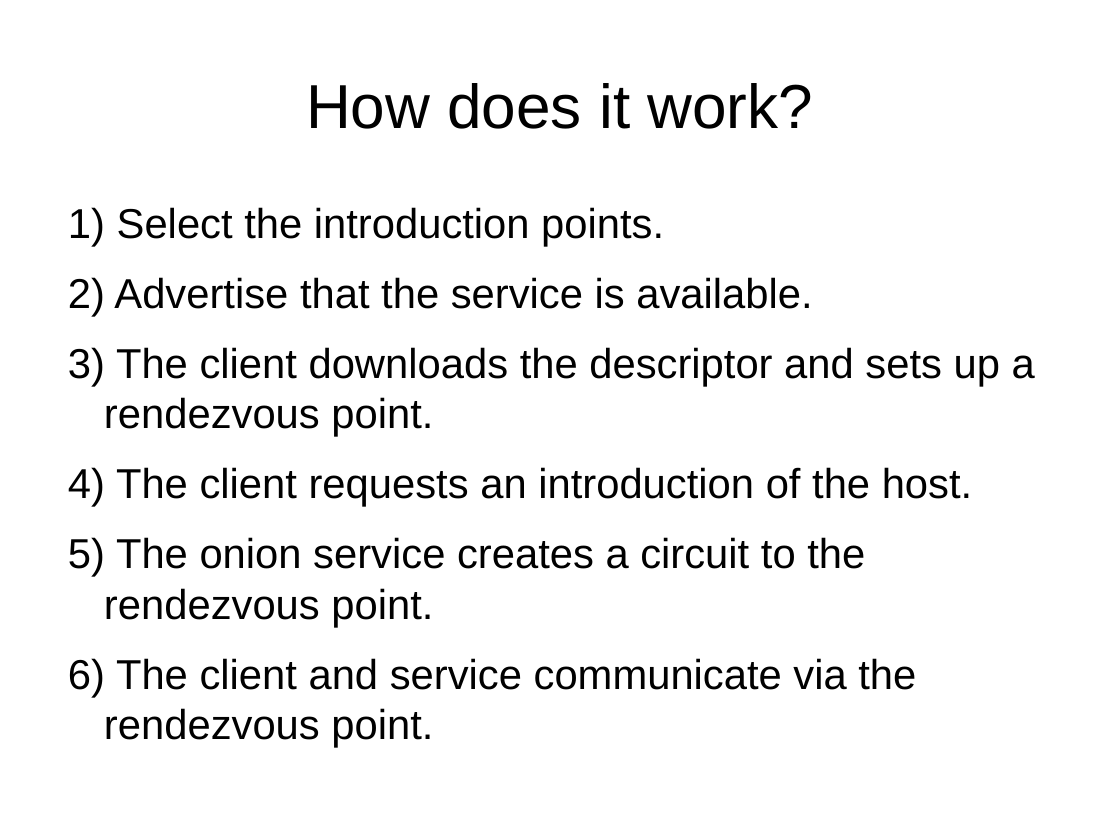
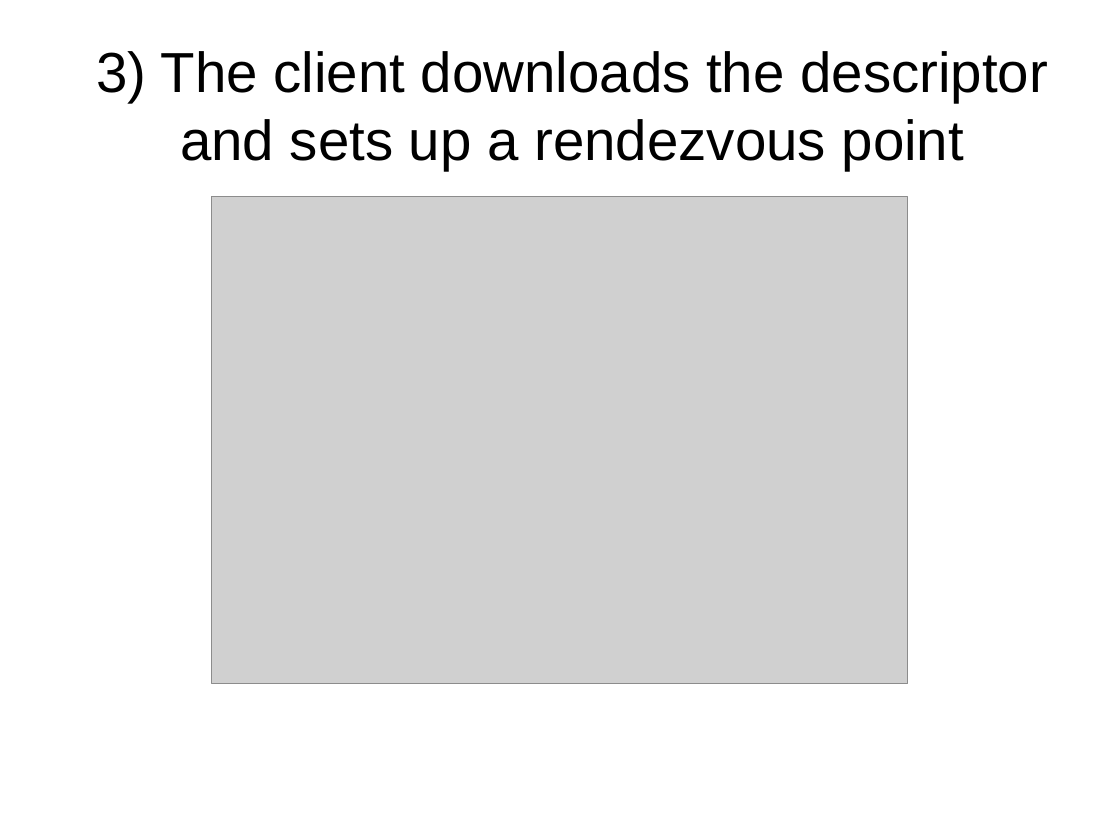
Before and after one commit to btoll/benjamintoll.com, a slide deck: slide 26 of static/talks/tor.odp (slide 24 before the commit). Drawn at 1120x840 pixels with LibreOffice and Linux fonts; fonts in the diff are those of the drawing; grey boxes stand for pictures. Boxes give left, top, right and bottom in pixels: in the first picture for what was removed or moved away, otherwise in the second. Text is boxed around its words. In the diff, an @@ line names an element or a change of style, - is before the commit and + after.

Commit message:
Updated Tor talk
Added a lot more pictures!

```diff
--- a/static/talks/tor.odp
+++ b/static/talks/tor.odp
@@ title at bbox=[96, 51, 1048, 170]: text changed; size 44 to 40 pt @@
-How does it work?
+3) The client downloads the descriptor and sets up a rendezvous point
@@ text removed at bbox=[104, 207, 1035, 690] @@
-1) Select the introduction points.
-2) Advertise that the service is available.
-3) The client downloads the descriptor and sets up a rendezvous point.
-4) The client requests an introduction of the host.
-5) The onion service creates a circuit to the rendezvous point.
-6) The client and service communicate via the rendezvous point.
@@ picture added at bbox=[212, 196, 909, 683] @@
```
Also in this commit, not shown: 7 other slides changed, 11 slides added, 6 slides removed, 7 other files.
